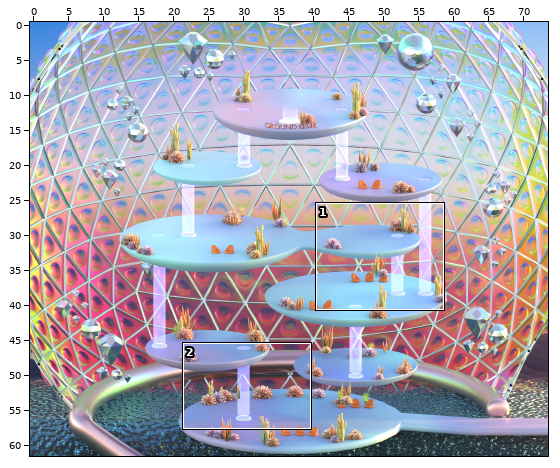
Tiled map (JSON) -- Gallery.tmj. The first picture is a wide view before the edit; the outline marks the close-up.
Close-up. As it was:
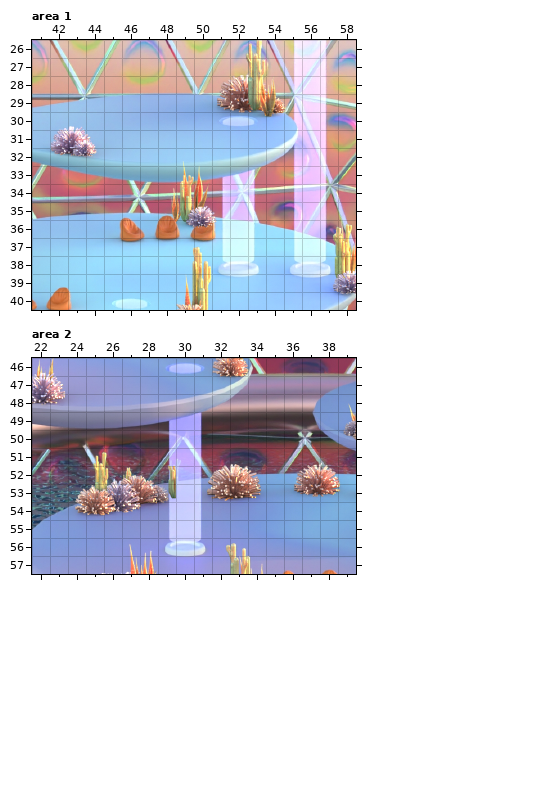
Cells are 32x32 px. Shown: area 1 x 41..58, y 26..40; area 2 x 22..39, y 46..57. The commit also changed other parts of the map, which this record leaves out. Tiles whose own drawing changed are shown in their newer look in all pictures.
New version:
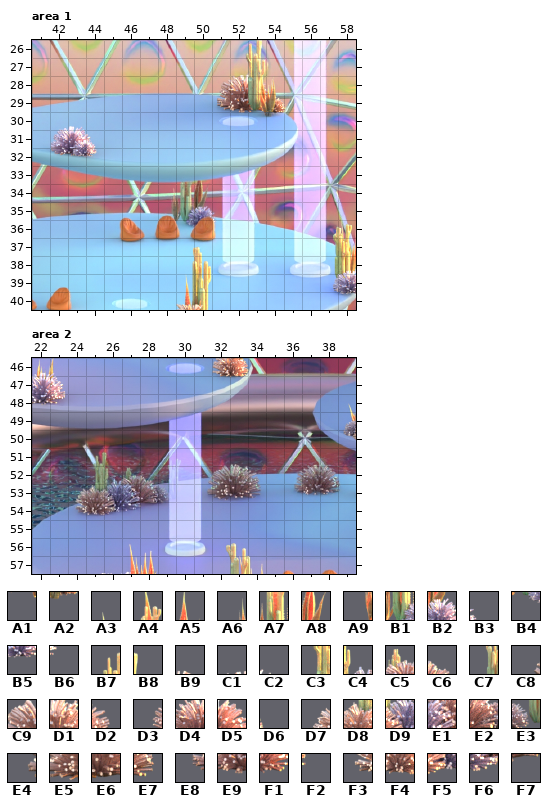
Key: from "Gallery fg": A1 2273, A2 2274, A3 2417, A4 2491, A5 2492, A6 2564, A7 2565, A8 2566, A9 2638, B1 2639, B2 2640, B3 2641, B4 2713, B5 2714, B6 2715, B7 3799, B8 3800, B9 3807, C1 3811, C2 3812, C3 3873, C4 3874, C5 3875, C6 3876, C7 3877, C8 3879, C9 3880, D1 3881, D2 3882, D3 3884, D4 3885, D5 3886, D6 3887, D7 3946, D8 3947, D9 3948, E1 3949, E2 3950, E3 3951, E4 3953, E5 3954, E6 3955, E7 3956, E8 3958, E9 3959, F1 3960, F2 3961, F3 4020, F4 4021, F5 4022, F6 4023, F7 4024.
__ is an empty cell.
Tiles replaced or removed in this view: A1, A2, A3, A4, A5, A6, A7, A8, A9, B1, B2, B3, B4, B5, B6, B7, B8, B9, C1, C2, C3, C4, C5, C6, C7, C8, C9, D1, D2, D3, D4, D5, D6, D7, D8, D9, E1, E2, E3, E4, E5, E6, E7, E8, E9, F1, F2, F3, F4, F5, F6, F7.
From old to new:
Changed rows in their new state; .. is an unchanged cell.
Layer "FG", area 1:
first column x 48:
30 .. .. .. .. .. __ __
32 .. __ .. .. .. .. ..
33 .. __ __ .. .. .. ..
34 __ __ __ .. .. .. ..
35 __ __ __ __ .. .. ..
36 .. __ __ __ .. .. ..
Layer "FG", area 2:
first column x 24:
51 .. __ __ .. .. .. .. .. .. __ .. .. .. __ __ ..
52 .. __ __ __ __ __ .. __ __ __ __ .. __ __ __ __
53 __ __ __ __ __ __ .. __ __ __ __ .. __ __ __ __
54 __ __ __ __ __ .. .. .. .. .. .. .. .. .. .. ..
Changed places in both close-ups, as pixel boxes (x1, y1, x2, y2):
removed: (249, 112, 284, 117)
removed: (171, 161, 217, 228)
removed: (75, 452, 176, 516)
removed: (207, 464, 261, 501)
removed: (294, 462, 340, 497)
